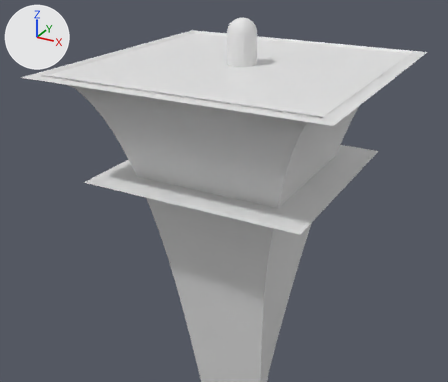
The Blender file Assets/Models/Oddity/Oddity working.blend, before and after one commit.
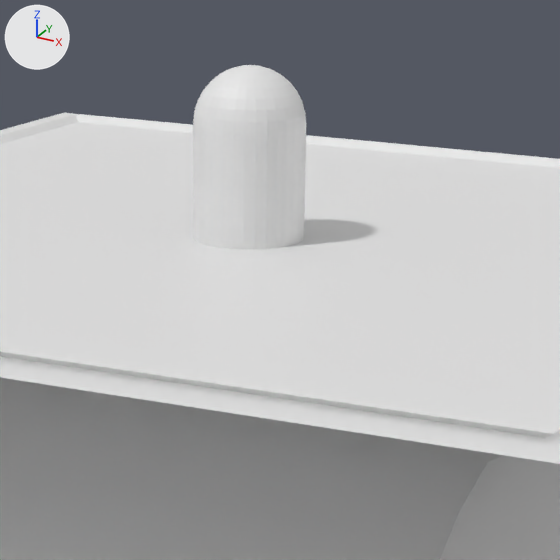
Each version is shown from a camera (50 mm lens) standing at (18.94, -36.89, 8.89) and looking at (0.78, -3.88, -7.62), then close up on the part from 39% to 73% of the width and 0% to 39% of the height. The axes (+X, +Y, +Z) are drawn at upper left. The lights are the same throughout.

The first close-up shows 'Ibase', 'Sphere.001', 'roof'.
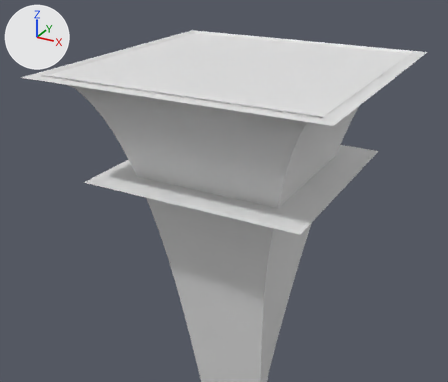
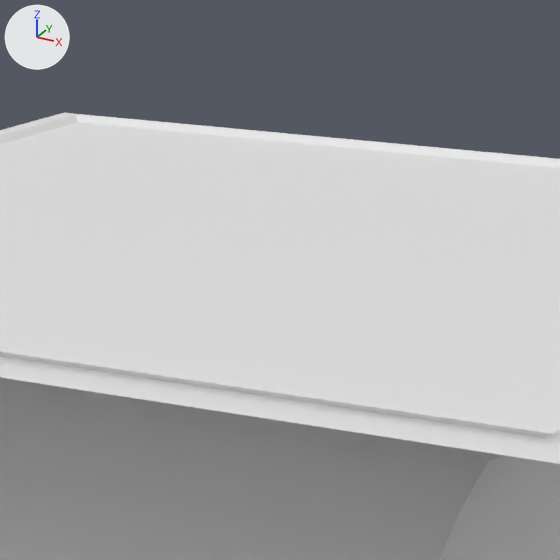
Where the change shows, as pixel boxes [x1, y1, x2, y2] in the close-ups (560 x 560 px):
'Sphere.001', deleted: before [193, 65, 306, 249]

The change, as a diff of the scene's bpy script:
```diff
--- a/Assets/Models/Oddity/Oddity working.blend.py
+++ b/Assets/Models/Oddity/Oddity working.blend.py
@@ ob_sphere_001 @@
-ob_sphere_001 = bpy.data.objects.new('Sphere.001', me_sphere_001)
-ob_sphere_001.location = (0.0, 0.0, 0.0)
```
